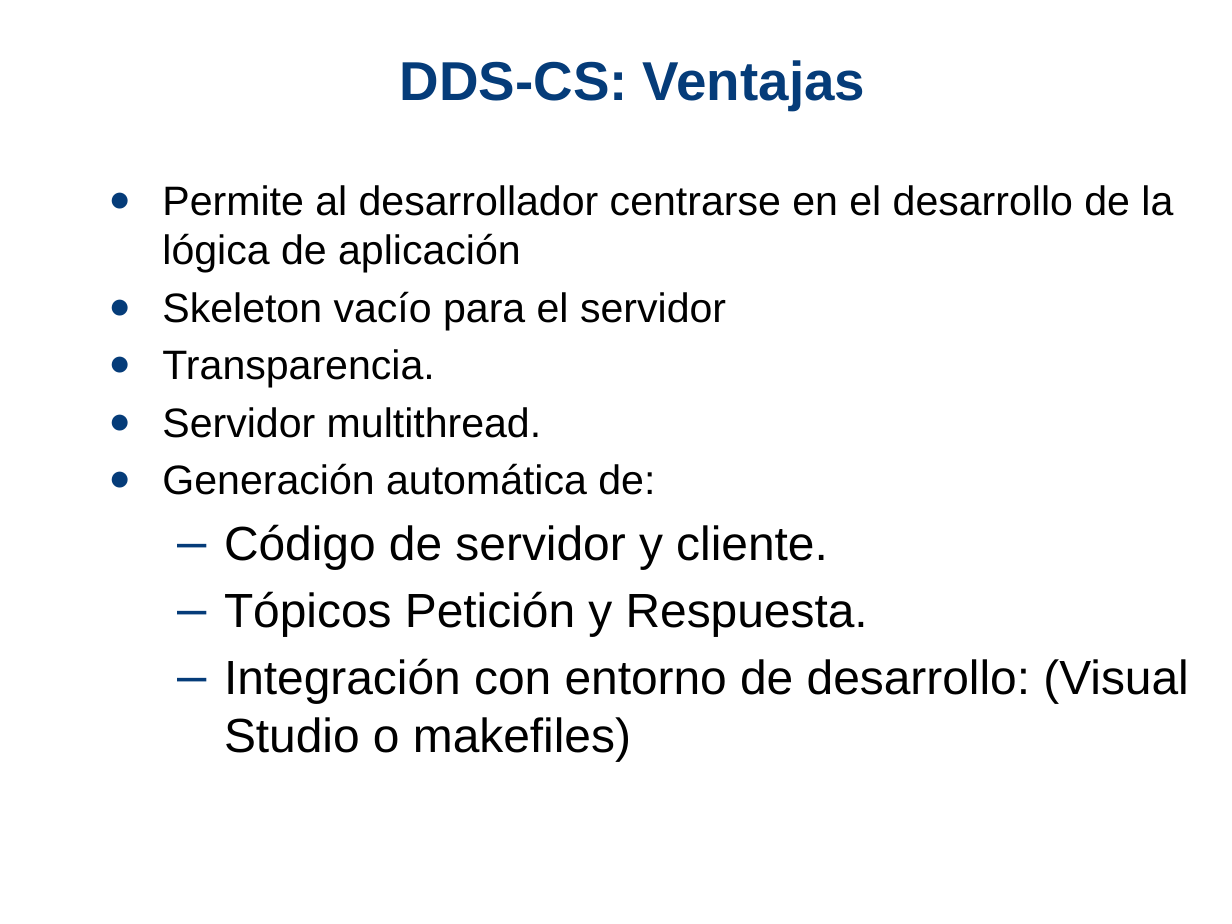
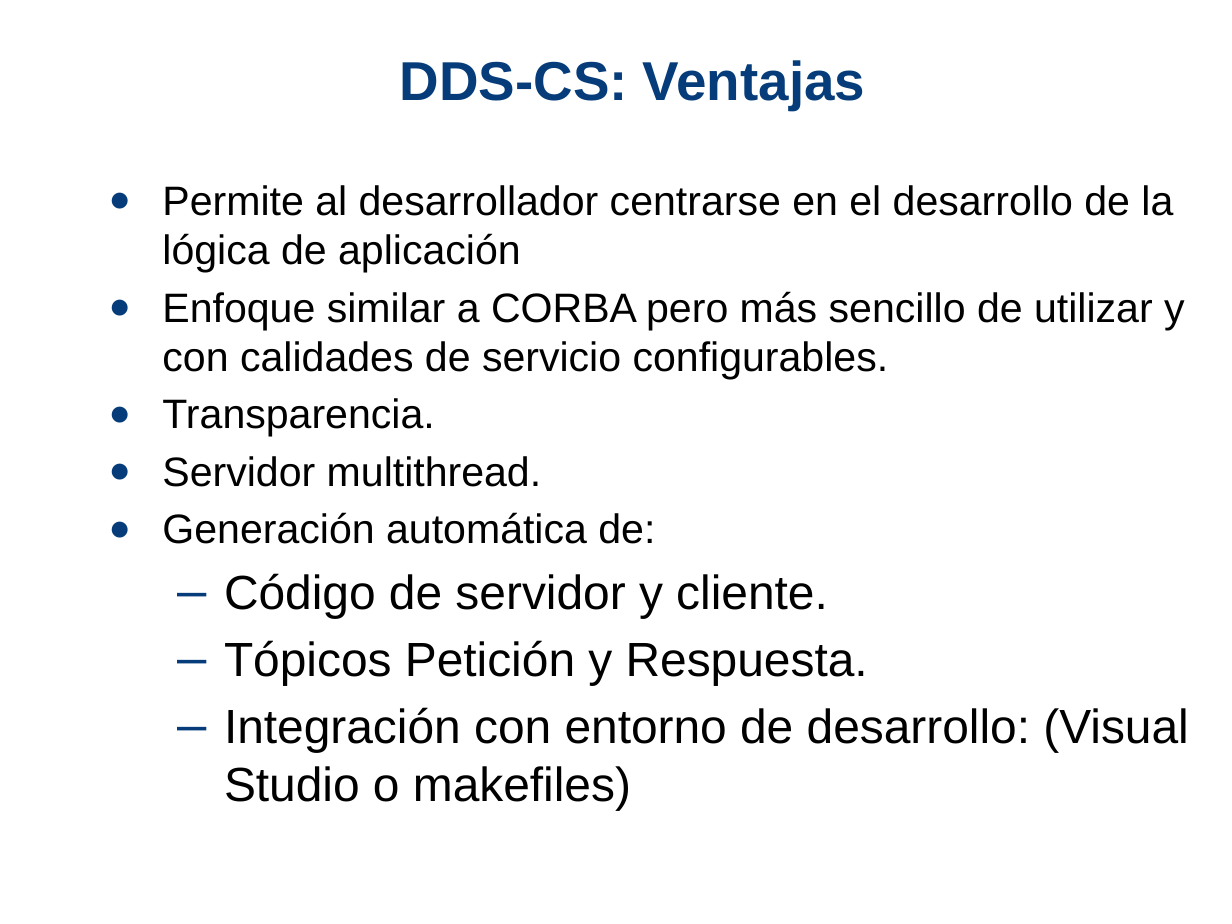
Before and after one commit to showna/Fast-RPC, a slide deck: slide 8 of ddscs/doc/DDSCS.pptx (slide 7 before the commit). Drawn at 1232x924 pixels with LibreOffice and Linux fonts; fonts in the diff are those of the drawing; background and template pictures are left out. Boxes give left, top, right and bottom in pixels: in the first picture for what was removed or moved away, otherwise in the second. Text is boxed around its words. In the diff, an @@ line names an element or a change of style, - is before the commit and + after.

Commit message:
Presentation updated

```diff
--- a/ddscs/doc/DDSCS.pptx
+++ b/ddscs/doc/DDSCS.pptx
@@ text at (162,291,1185,379): text changed @@
-● Skeleton vacío para el servidor
+● Enfoque similar a CORBA pero más sencillo de utilizar y con calidades de servicio configurables.
```
Also in this commit, not shown: 1 slide added.
